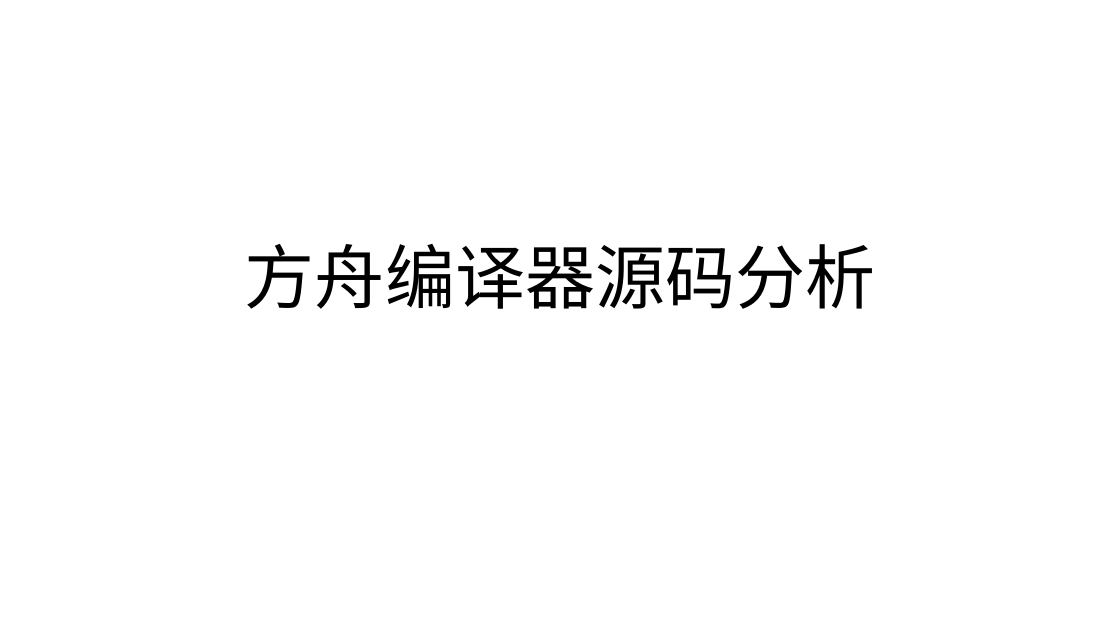
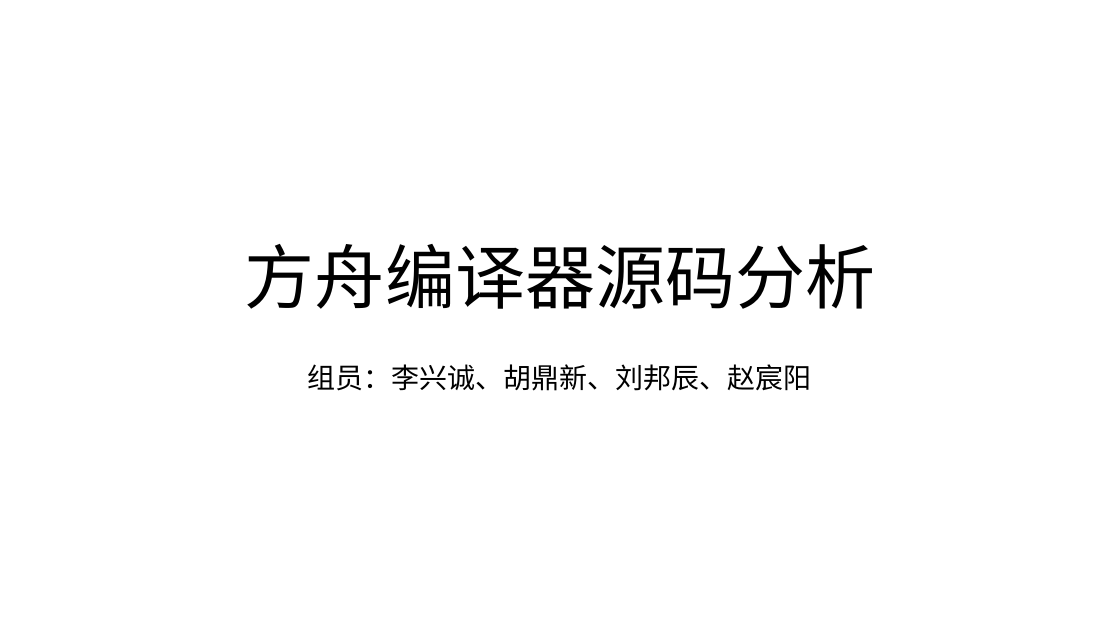
Before and after one commit to bupt-juniorTeam/OpenArkCompiler, a slide deck: slide 1 of 方舟编译器源码分析初稿.pptx. Drawn at 1120x630 pixels with LibreOffice and Linux fonts; fonts in the diff are those of the drawing. Boxes give left, top, right and bottom in pixels: in the first picture for what was removed or moved away, otherwise in the second. Text is boxed around its words. In the diff, an @@ line names an element or a change of style, - is before the commit and + after.

```diff
--- a/方舟编译器源码分析初稿.pptx
+++ b/方舟编译器源码分析初稿.pptx
@@ subtitle added at (308, 364, 812, 391), 24 pt, text #000000 @@
+组员：李兴诚、胡鼎新、刘邦辰、赵宸阳
```
Also in this commit, not shown: 1 other slide changed, 6 slides added, 1 other file.
